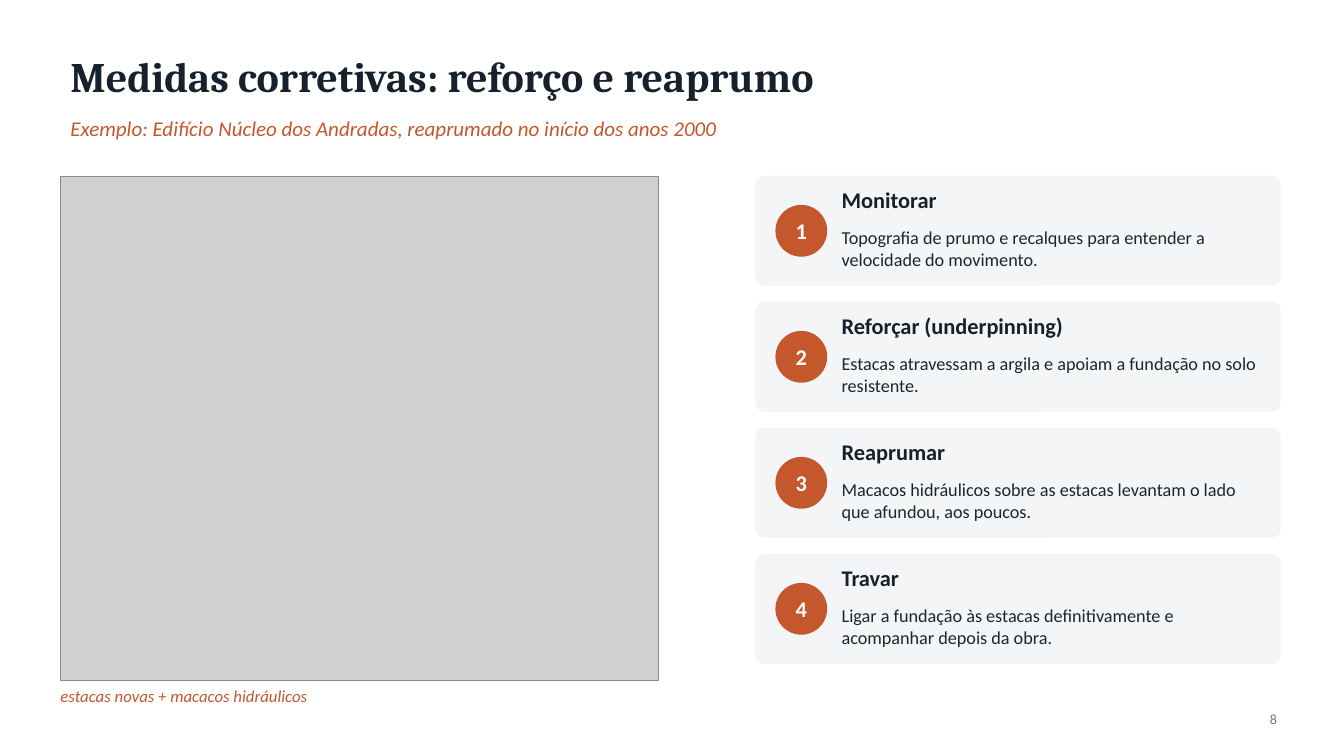
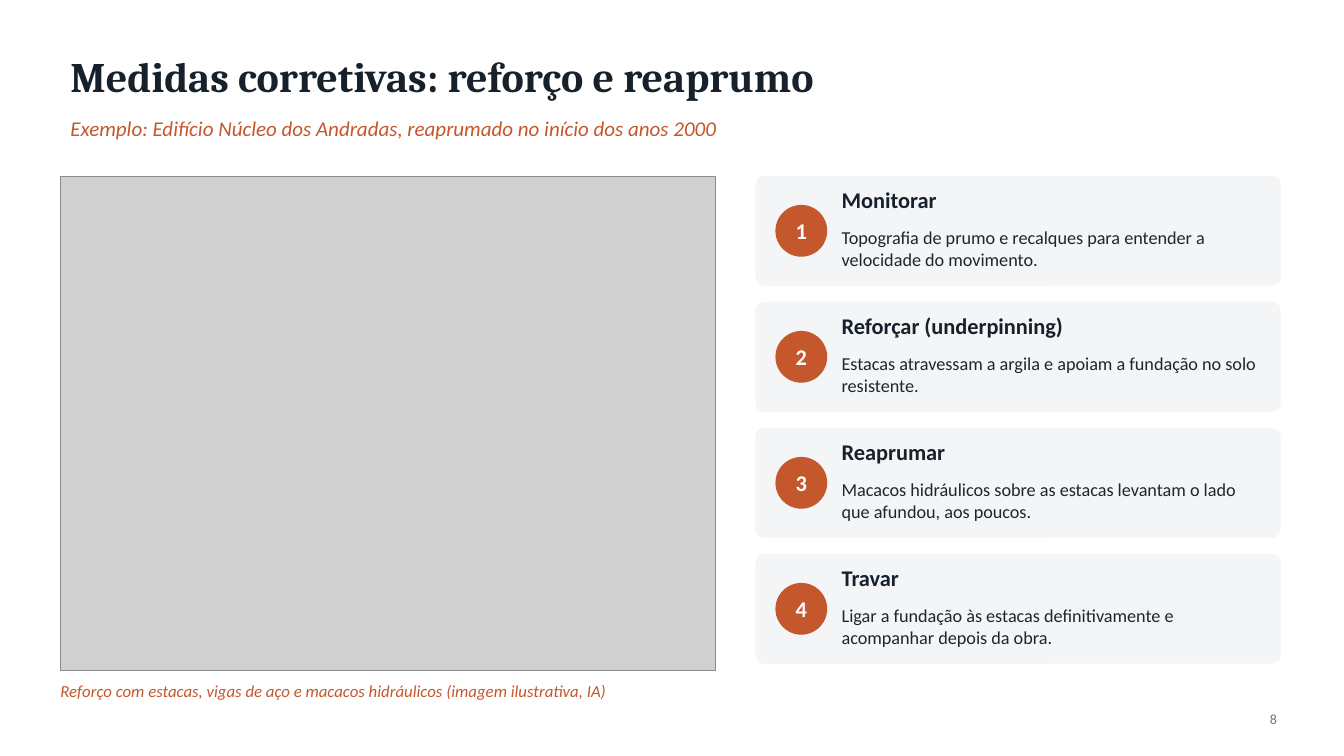
Before and after one commit to augustolemes771-cyber/augusto, a slide deck: slide 8 of fundacoes/Fundacoes_Santos.pptx. Drawn at 1344x756 pixels with LibreOffice and Linux fonts; fonts in the diff are those of the drawing; grey boxes stand for pictures. Boxes give left, top, right and bottom in pixels: in the first picture for what was removed or moved away, otherwise in the second. Text is boxed around its words. In the diff, an @@ line names an element or a change of style, - is before the commit and + after.

```diff
--- a/fundacoes/Fundacoes_Santos.pptx
+++ b/fundacoes/Fundacoes_Santos.pptx
@@ picture: place and size @@
-picture at [60, 176, 658, 681]
+picture at [60, 176, 716, 670]
@@ text at [60, 685, 606, 700]: text changed @@
-estacas novas + macacos hidráulicos
+Reforço com estacas, vigas de aço e macacos hidráulicos (imagem ilustrativa, IA)
```
Also in this commit, not shown: 2 other slides changed, 5 other files.
